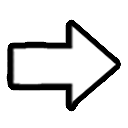
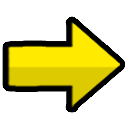
Layer changes from the first 128×128 image to the second:
painted on "레이어 1" over left=7, top=21, right=120, bottom=108
